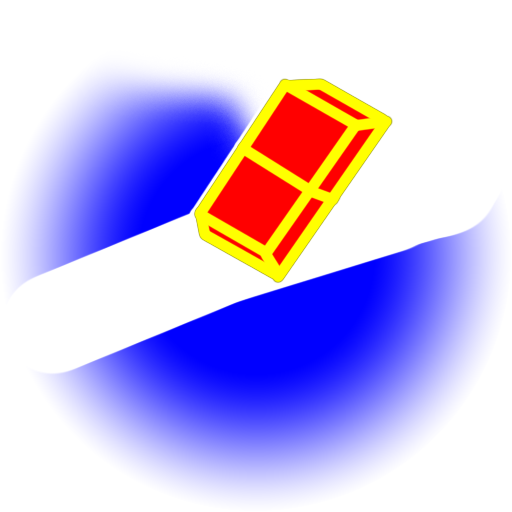
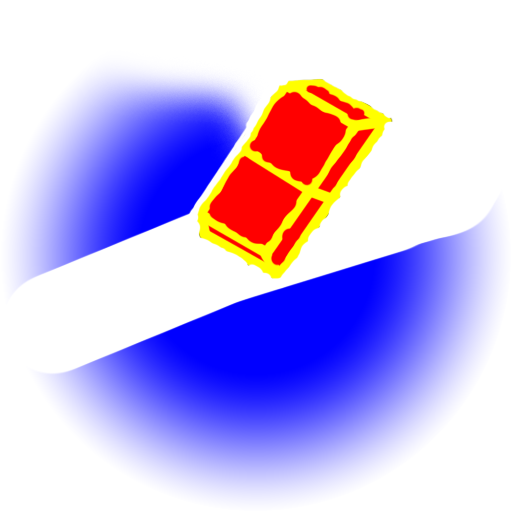
Layers edited between the first and the second 512px x 512px image:
added layer "viewport_mask копия" above "viewport_mask" over [189, 78, 393, 289]
hid group "viewport_mask" (4 layers) over [189, 78, 393, 289]
